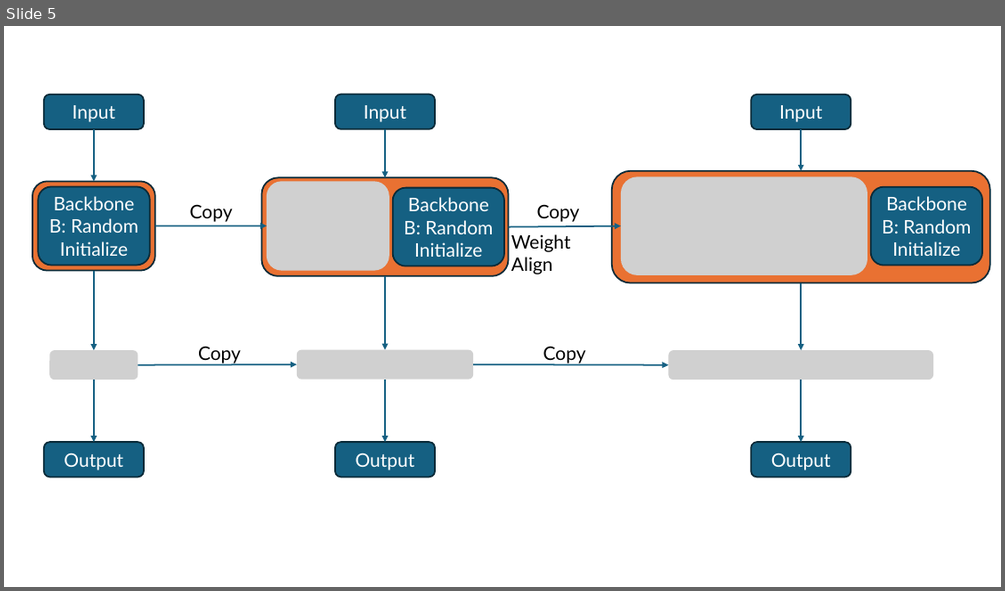
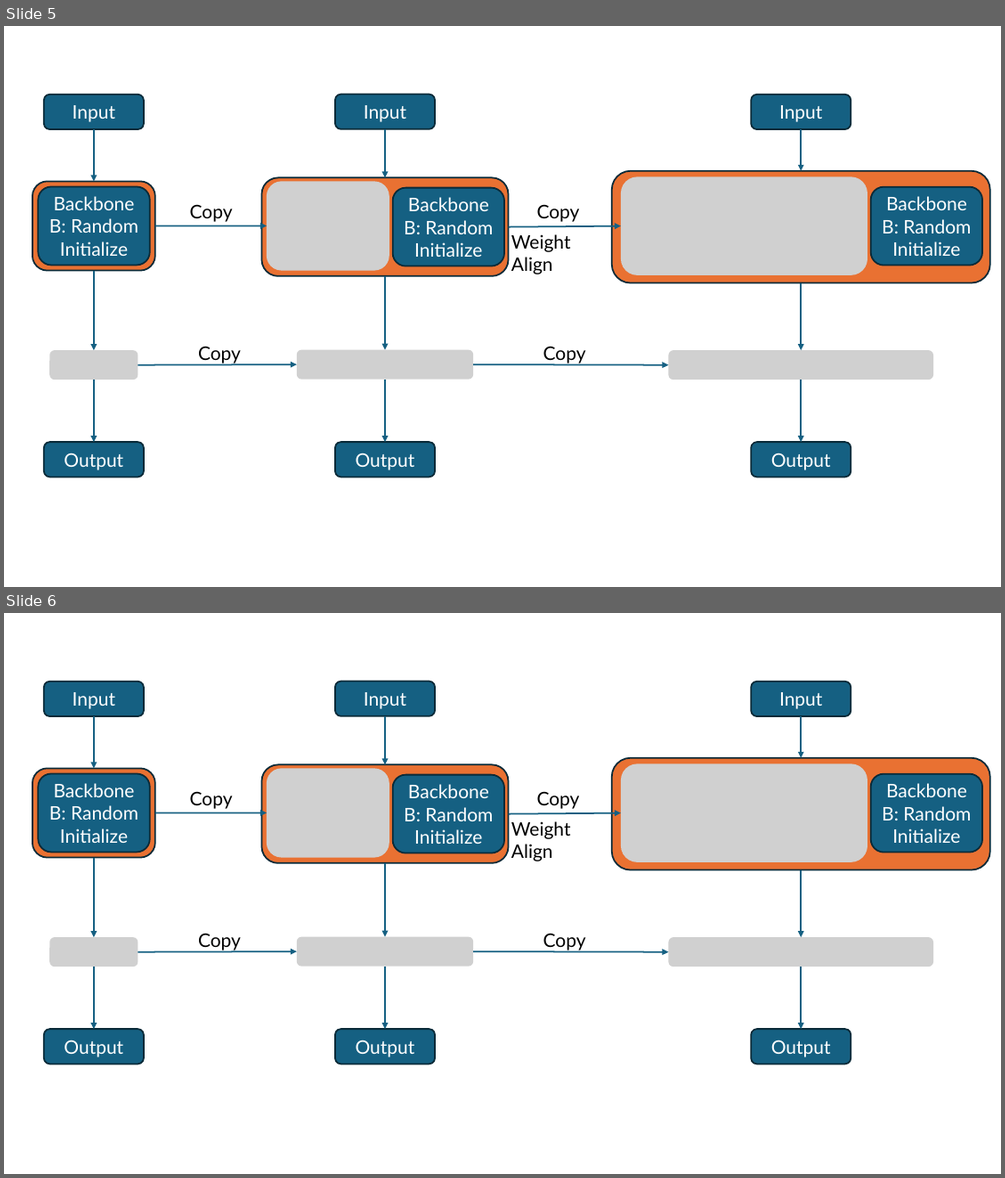
Before and after one commit to NguyenQuangMinh0504/CIL_NIDS, a slide deck: Media/Figure.pptx. Shown one above the other, each under a label of ours: slide 5 before the commit, slides 5 and 6 after it. The pictures are 1005x591 and 1005x1178 pixels, drawn with LibreOffice and Linux fonts; fonts in the diff are those of the drawing; grey boxes stand for pictures. Boxes give left, top, right and bottom in pixels: in the first picture for what was removed or moved away, otherwise in the second. Text is boxed around its words. In the diff, an @@ line names an element or a change of style, - is before the commit and + after.

```diff
--- a/Media/Figure.pptx
+++ b/Media/Figure.pptx
@@ slide 6 added at (4, 613, 1001, 1174), background #FFFFFF @@
@@ rounded rectangle added at (44, 681, 144, 716), fill #156082, outline #092A39 1.5 pt, 18 pt, text #FFFFFF @@
+Input
@@ rounded rectangle added at (335, 681, 436, 716), fill #156082, outline #092A39 1.5 pt, 18 pt, text #FFFFFF @@
+Input
@@ rounded rectangle added at (751, 681, 851, 716), fill #156082, outline #092A39 1.5 pt, 18 pt, text #FFFFFF @@
+Input
@@ arrow added from (94, 716) to (94, 769), #156082 1.5 pt @@
@@ arrow added from (386, 716) to (386, 765), #156082 1.5 pt @@
@@ arrow added from (801, 716) to (801, 758), #156082 1.5 pt @@
@@ group added at (32, 758, 990, 870): 6 rounded rectangles, 3 texts, 2 pictures, 2 arrows @@
+Backbone B: Random Initialize
+BackboneB: Random Initialize
+BackboneB: Random Initialize
+Copy
+Copy
+Weight Align
@@ arrow added from (94, 858) to (94, 938), #156082 1.5 pt @@
@@ arrow added from (386, 863) to (386, 937), #156082 1.5 pt @@
@@ arrow added from (801, 870) to (801, 938), #156082 1.5 pt @@
@@ group added at (49, 933, 933, 966): 2 pictures, 2 arrows, 2 texts @@
+Copy
+Copy
@@ picture added at (297, 937, 473, 966) @@
@@ arrow added from (94, 966) to (94, 1029), #156082 1.5 pt @@
@@ arrow added from (386, 966) to (386, 1029), #156082 1.5 pt @@
@@ arrow added from (801, 966) to (801, 1029), #156082 1.5 pt @@
@@ rounded rectangle added at (44, 1029, 144, 1064), fill #156082, outline #092A39 1.5 pt, 18 pt, text #FFFFFF @@
+Output
@@ rounded rectangle added at (335, 1029, 436, 1064), fill #156082, outline #092A39 1.5 pt, 18 pt, text #FFFFFF @@
+Output
@@ rounded rectangle added at (751, 1029, 851, 1064), fill #156082, outline #092A39 1.5 pt, 18 pt, text #FFFFFF @@
+Output
```
Also in this commit, not shown: 6 other files.
